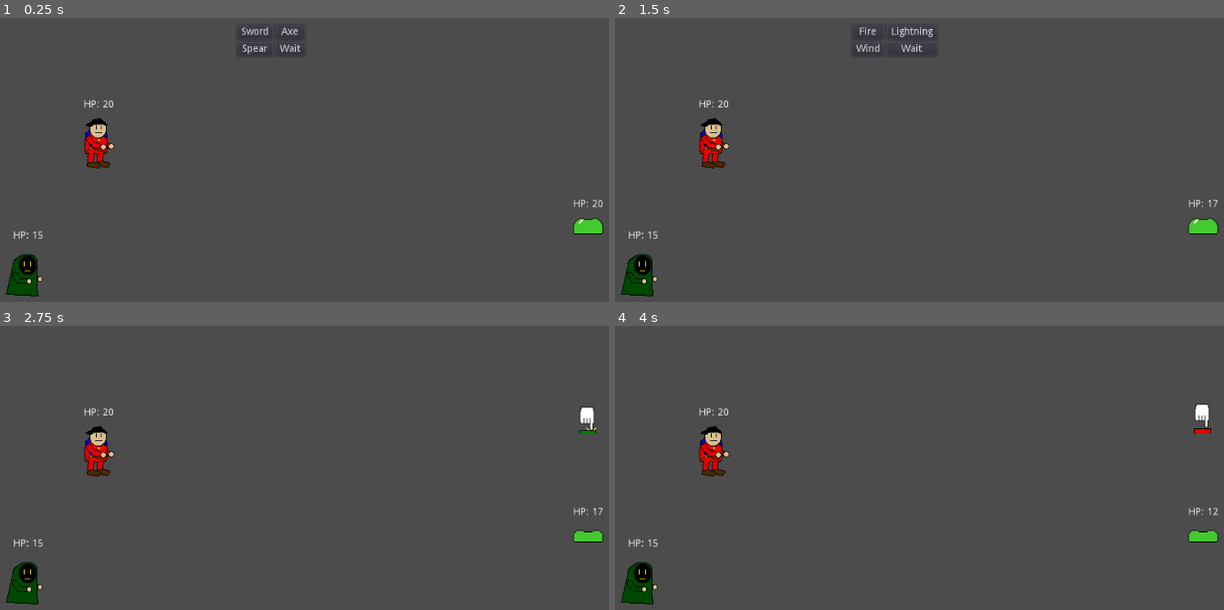
Above: before the commit, frames 1-4 (two rows, left to right).
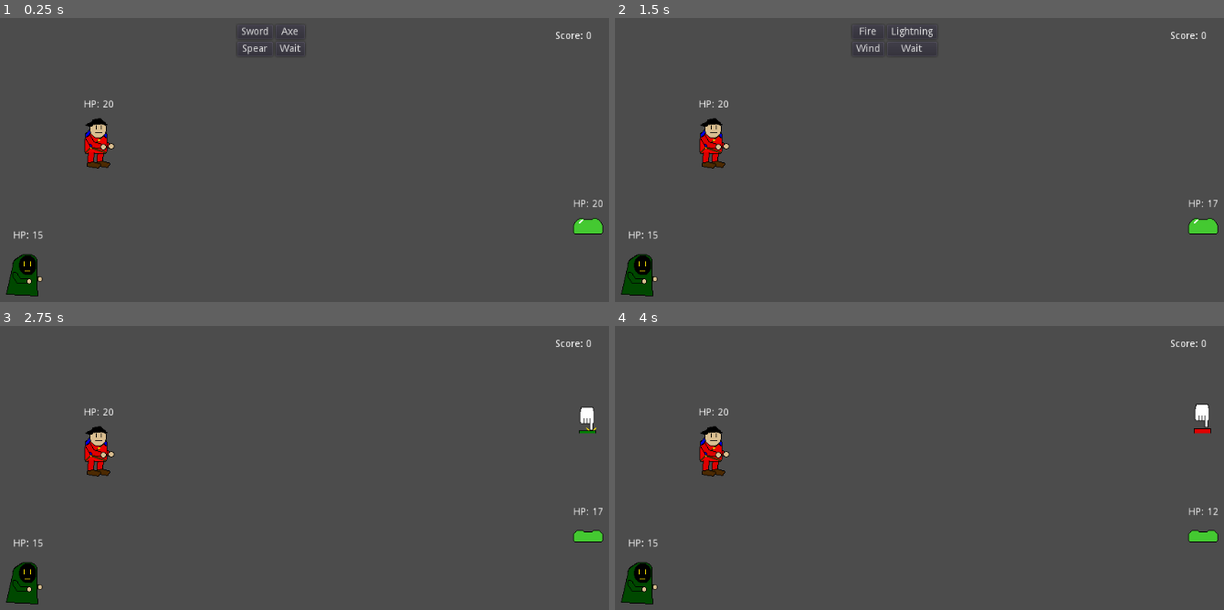
Above: after the commit, the same moments.

Repository: Mariolink528/Spellblade-Arena
Game: Godot game, scene res://Main.tscn
Two runs of this game, one before a commit and one after it. Both use one fixed random seed, a clock stepped at 60 frames per second and the inputs below.
Inputs:
- Up to frame 1 (0.25 s): no input
- Up to frame 2 (1.5 s): click "Sword" at 0.5 s; tap Enter at 1.25 s; tap X at 1.35 s
- Up to frame 3 (2.75 s): tap C at 1.55 s; click "Fire" at 2 s
- Up to frame 4 (4 s): tap C at 2.85 s; tap X at 3.05 s; click "Axe" at 3.5 s

The runs differ from the first frame. In frame 1, less than 0.1% of the frame differs, in the area x 91-98%, y 4-8%; in frame 2, less than 0.1%; in frame 3, less than 0.1%; in frame 4, less than 0.1%.

Commit message:
Adding Score

Diff:
--- a/Battle.gd
+++ b/Battle.gd
@@ -1,6 +1,7 @@
 extends Node2D
 # Declare member variables here. Examples:
 # var a = 2
+var score = 0
 onready var enemy = $Enemy
 signal enemy_turn
 onready var window = "false"
@@ -109,6 +110,8 @@
 					if enemy.hp <= 0:
 						enemy.queue_free()
 						enemy = null
+						score += 1
+						$Battle_Menu/Score.text = "Score: " + str(score)
 						$Battle_Menu/Next_Battle.show()
 					else:
 						if $Mage.hp > 0:
@@ -124,6 +127,8 @@
 					if enemy.hp <= 0:
 						enemy.queue_free()
 						enemy = null
+						score += 1
+						$Battle_Menu/Score.text = "Score: " + str(score)
 						$Battle_Menu/Next_Battle.show()
 					else:
 						if $Mage.hp > 0:
@@ -139,6 +144,8 @@
 					if enemy.hp <= 0:
 						enemy.queue_free()
 						enemy = null
+						score += 1
+						$Battle_Menu/Score.text = "Score: " + str(score)
 						$Battle_Menu/Next_Battle.show()
 					else:
 						if $Mage.hp > 0:
@@ -161,6 +168,8 @@
 						$StartWindow.stop()
 						$EndWindow.stop()
 						$ACDisplay.hide()
+						score += 1
+						$Battle_Menu/Score.text = "Score: " + str(score)
 						$Battle_Menu/Next_Battle.show()
 					else:
 						emit_signal("enemy_turn")
@@ -173,6 +182,8 @@
 						$StartWindow.stop()
 						$EndWindow.stop()
 						$ACDisplay.hide()
+						score += 1
+						$Battle_Menu/Score.text = "Score: " + str(score)
 						$Battle_Menu/Next_Battle.show()
 					else:
 						emit_signal("enemy_turn")
@@ -185,6 +196,8 @@
 						$StartWindow.stop()
 						$EndWindow.stop()
 						$ACDisplay.hide()
+						score += 1
+						$Battle_Menu/Score.text = "Score: " + str(score)
 						$Battle_Menu/Next_Battle.show()
 					else:
 						emit_signal("enemy_turn")
--- a/Main.tscn
+++ b/Main.tscn
@@ -146,6 +146,17 @@
 text = "GAME OVER"
 align = 1
 valign = 1
+__meta__ = {
+"_edit_use_anchors_": false
+}
+
+[node name="Score" type="Label" parent="Battle/Battle_Menu"]
+margin_left = 415.0
+margin_top = 9.0
+margin_right = 528.0
+margin_bottom = 27.0
+text = "Score: 0"
+align = 1
 __meta__ = {
 "_edit_use_anchors_": false
 }
